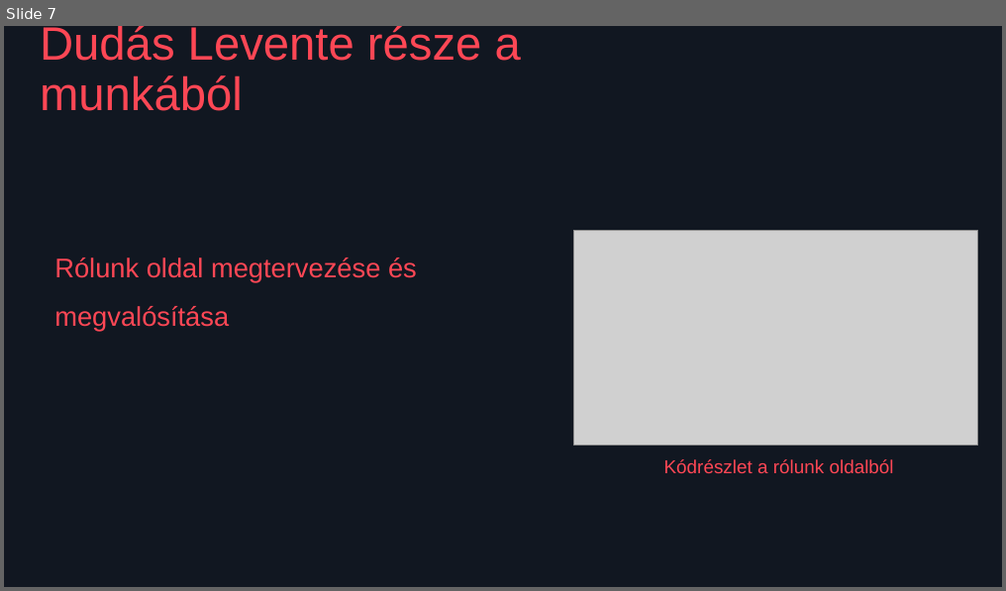
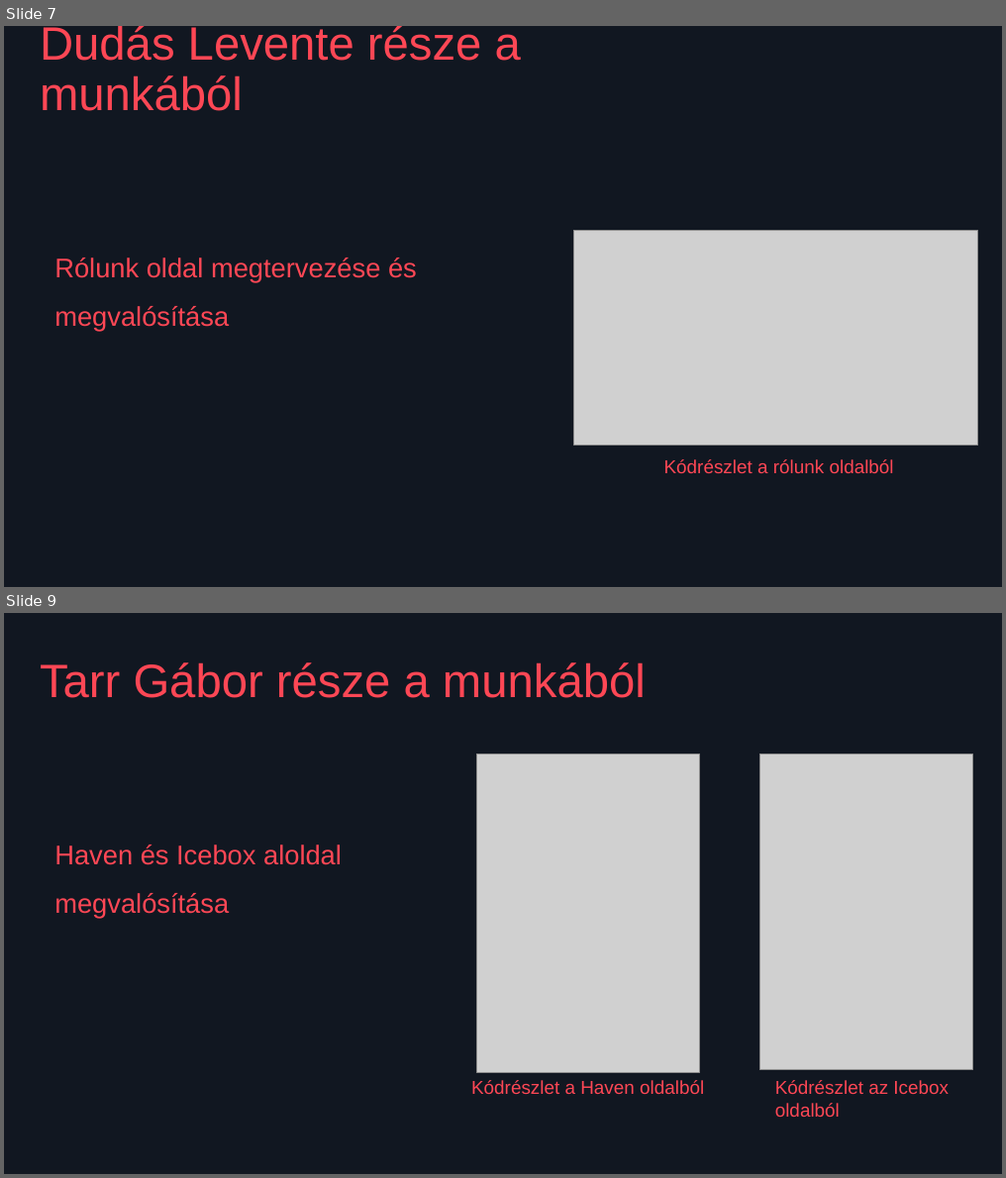
Before and after one commit to Kewkew00/Holy_project, a slide deck: VALORANT útmutató.pptx. Shown one above the other, each under a label of ours: slide 7 before the commit, slides 7 and 9 after it; the slides between them are not shown. The pictures are 1006x591 and 1006x1178 pixels, drawn with LibreOffice and Linux fonts; fonts in the diff are those of the drawing; grey boxes stand for pictures. Boxes give left, top, right and bottom in pixels: in the first picture for what was removed or moved away, otherwise in the second. Text is boxed around its words. In the diff, an @@ line names an element or a change of style, - is before the commit and + after.

Commit message:
PPT folytatása, a részem hozzáadása

```diff
--- a/VALORANT útmutató.pptx
+++ b/VALORANT útmutató.pptx
@@ slide 9 added at (x1=4, y1=613, x2=1002, y2=1174), background #111721 @@
@@ text added at (x1=40, y1=663, x2=646, y2=698), 45 pt, text #FE4755 @@
+Tarr Gábor része a munkából
@@ picture added at (x1=477, y1=755, x2=699, y2=1072) @@
@@ picture added at (x1=760, y1=755, x2=973, y2=1070) @@
@@ text added at (x1=54, y1=845, x2=342, y2=918), 26 pt, text #FE4755 @@
+Haven és Icebox aloldal
+megvalósítása
@@ text added at (x1=471, y1=1080, x2=704, y2=1094), 18 pt, text #FE4755 @@
+Kódrészlet a Haven oldalból
@@ text added at (x1=775, y1=1080, x2=948, y2=1117), 18 pt, text #FE4755 @@
+Kódrészlet az Icebox oldalból
```
Also in this commit, not shown: 1 other slide added.
